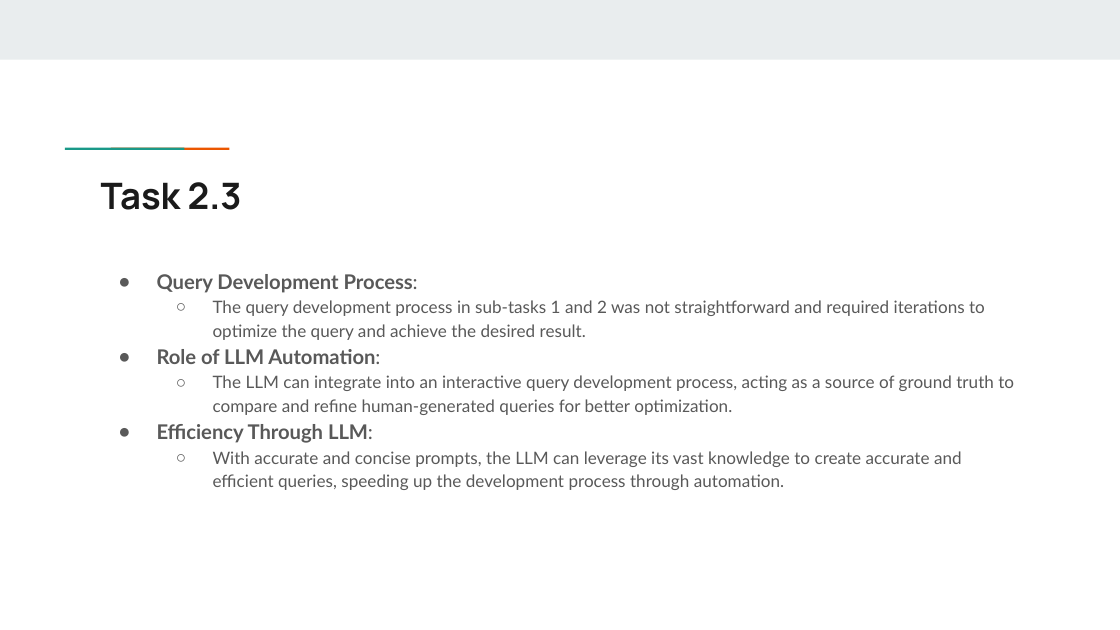
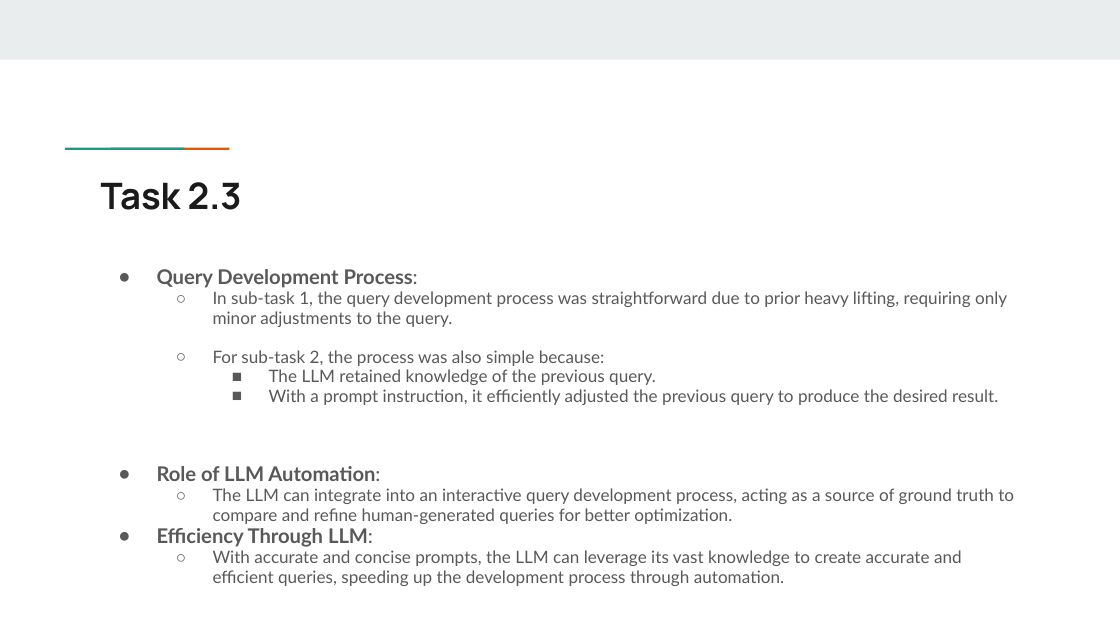
Before and after one commit to hpi-sam/ASE-GenAI, a slide deck: slide 4 of Ibrahim-Lamin-Mahdi/ASE2024 - Project 1/Reflection Results.pptx. Drawn at 1120x630 pixels with LibreOffice and Linux fonts; fonts in the diff are those of the drawing. Boxes give left, top, right and bottom in pixels: in the first picture for what was removed or moved away, otherwise in the second. Text is boxed around its words. In the diff, an @@ line names an element or a change of style, - is before the commit and + after.

Commit message:
Modified Slides.

```diff
--- a/Ibrahim-Lamin-Mahdi/ASE2024 - Project 1/Reflection Results.pptx
+++ b/Ibrahim-Lamin-Mahdi/ASE2024 - Project 1/Reflection Results.pptx
@@ text at (x1=157, y1=269, x2=1014, y2=586): line spacing 1.15 to 0.95; more space between paragraphs @@
@@ text at (x1=213, y1=291, x2=1007, y2=405): text changed @@
-  ○ The query development process in sub-tasks 1 and 2 was not straightforward and required iterations to optimize the query and achieve the desired result.
+  ○ In sub-task 1, the query development process was straightforward due to prior heavy lifting, requiring only minor adjustments to the query.
+  ○ For sub-task 2, the process was also simple because:
+    ■ The LLM retained knowledge of the previous query.
+    ■ With a prompt instruction, it efficiently adjusted the previous query to produce the desired result.
```
Also in this commit, not shown: 1 other file.
